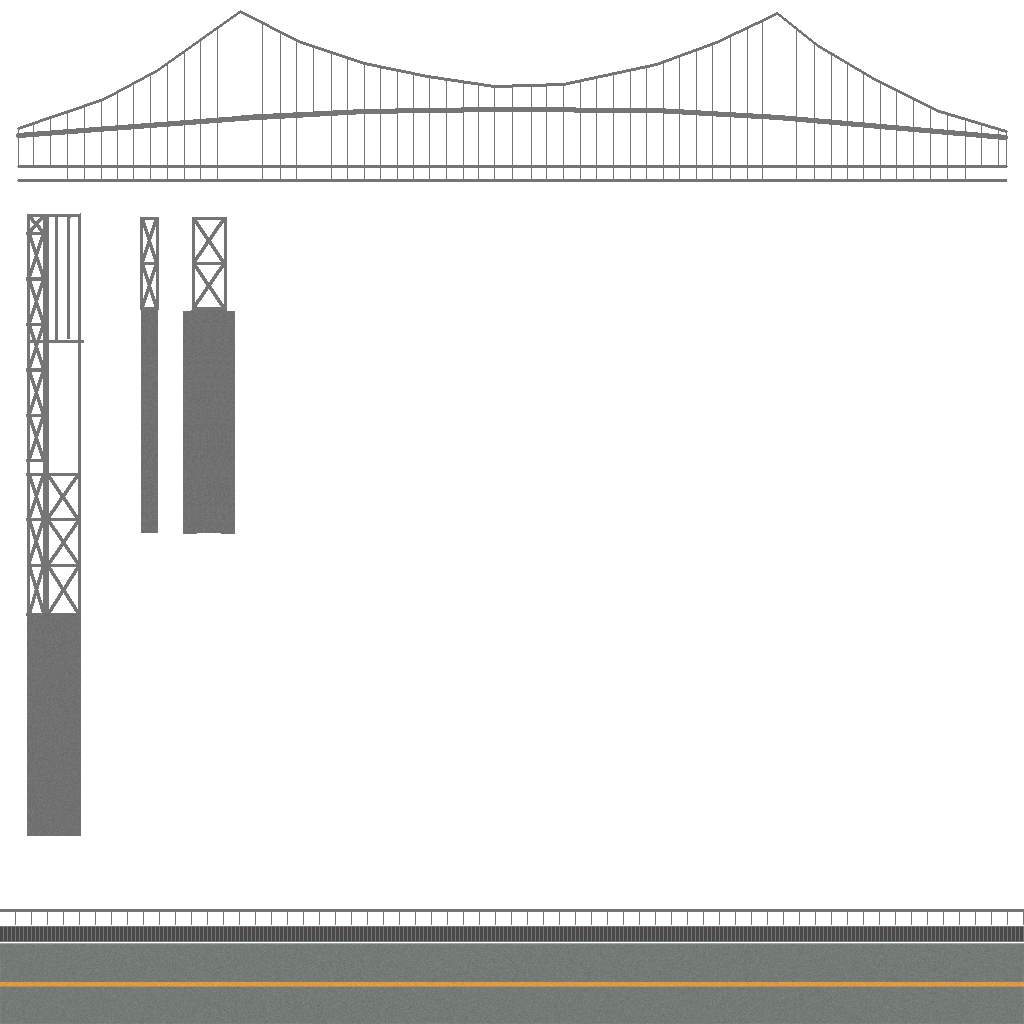
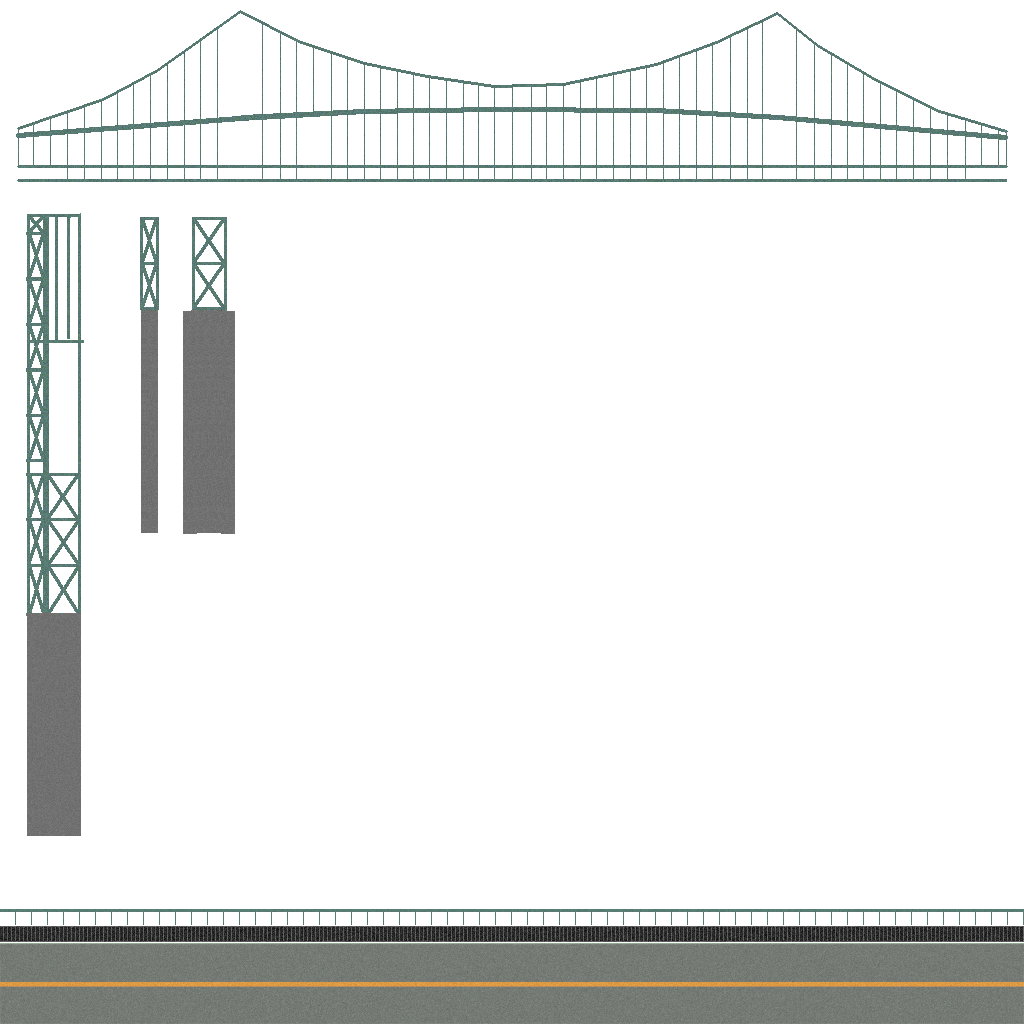
Comparing the layer stacks of the two 1024 x 1024 images. Changes:
painted on "Textures" over [0, 10, 1024, 942]
